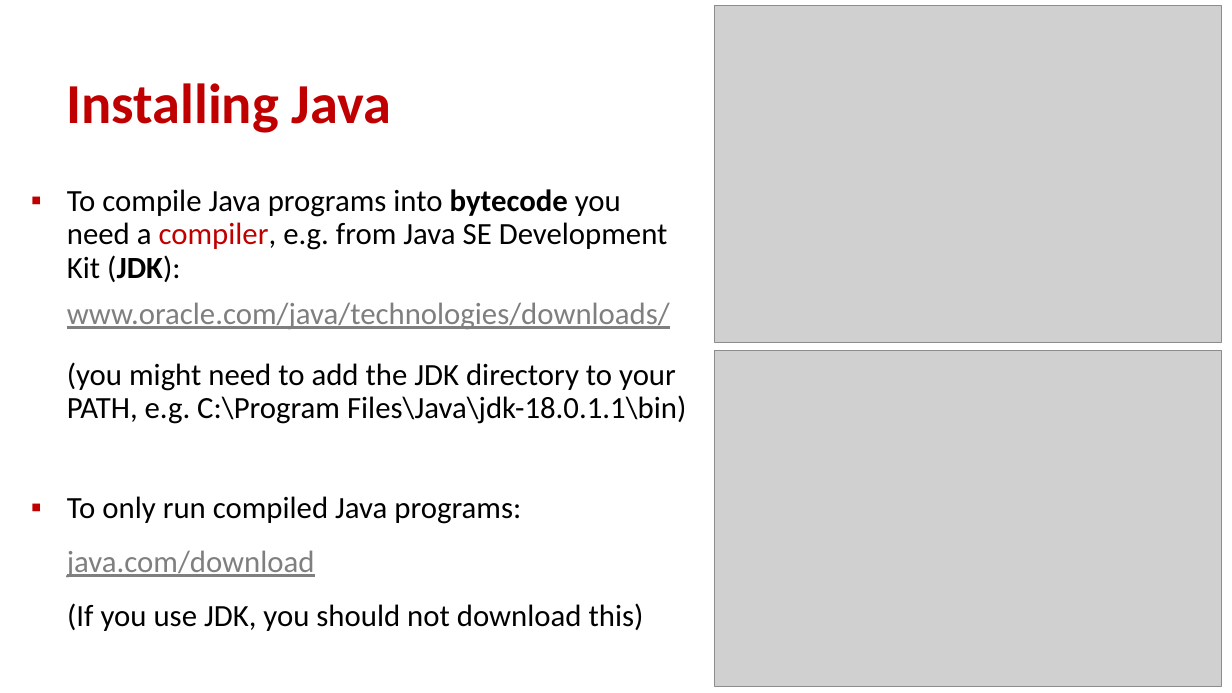
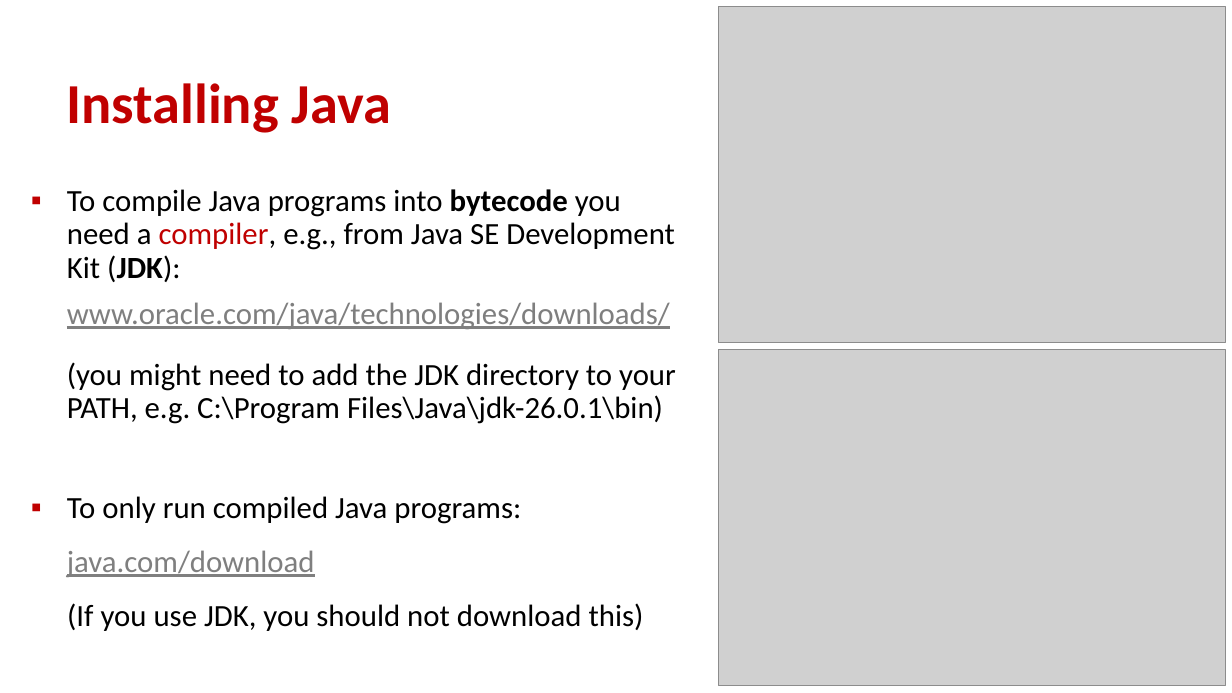
Before and after one commit to gsbrodal/gsbrodal.github.io, a slide deck: slide 4 of ipsa/slides/java.pptx. Drawn at 1232x693 pixels with LibreOffice and Linux fonts; fonts in the diff are those of the drawing; grey boxes stand for pictures. Boxes give left, top, right and bottom in pixels: in the first picture for what was removed or moved away, otherwise in the second. Text is boxed around its words. In the diff, an @@ line names an element or a change of style, - is before the commit and + after.

Commit message:
all-slides-with-answers.pdf all-slides.pdf code.zip java.pdf java.pptx

```diff
--- a/ipsa/slides/java.pptx
+++ b/ipsa/slides/java.pptx
@@ picture moved from (x1=715, y1=6, x2=1222, y2=342) to (x1=719, y1=6, x2=1226, y2=343) @@
@@ text at (x1=67, y1=189, x2=675, y2=282): text changed @@
-▪ To compile Java programs into bytecode you need a compiler, e.g. from Java SE Development Kit (JDK):
+▪ To compile Java programs into bytecode you need a compiler, e.g., from Java SE Development Kit (JDK):
@@ picture moved from (x1=715, y1=350, x2=1222, y2=687) to (x1=719, y1=349, x2=1226, y2=686) @@
@@ text at (x1=67, y1=362, x2=676, y2=424): text changed @@
-(you might need to add the JDK directory to your PATH, e.g. C:\Program Files\Java\jdk-18.0.1.1\bin)
+(you might need to add the JDK directory to your PATH, e.g. C:\Program Files\Java\jdk-26.0.1\bin)
```
Also in this commit, not shown: 3 other slides changed, 4 other files.
